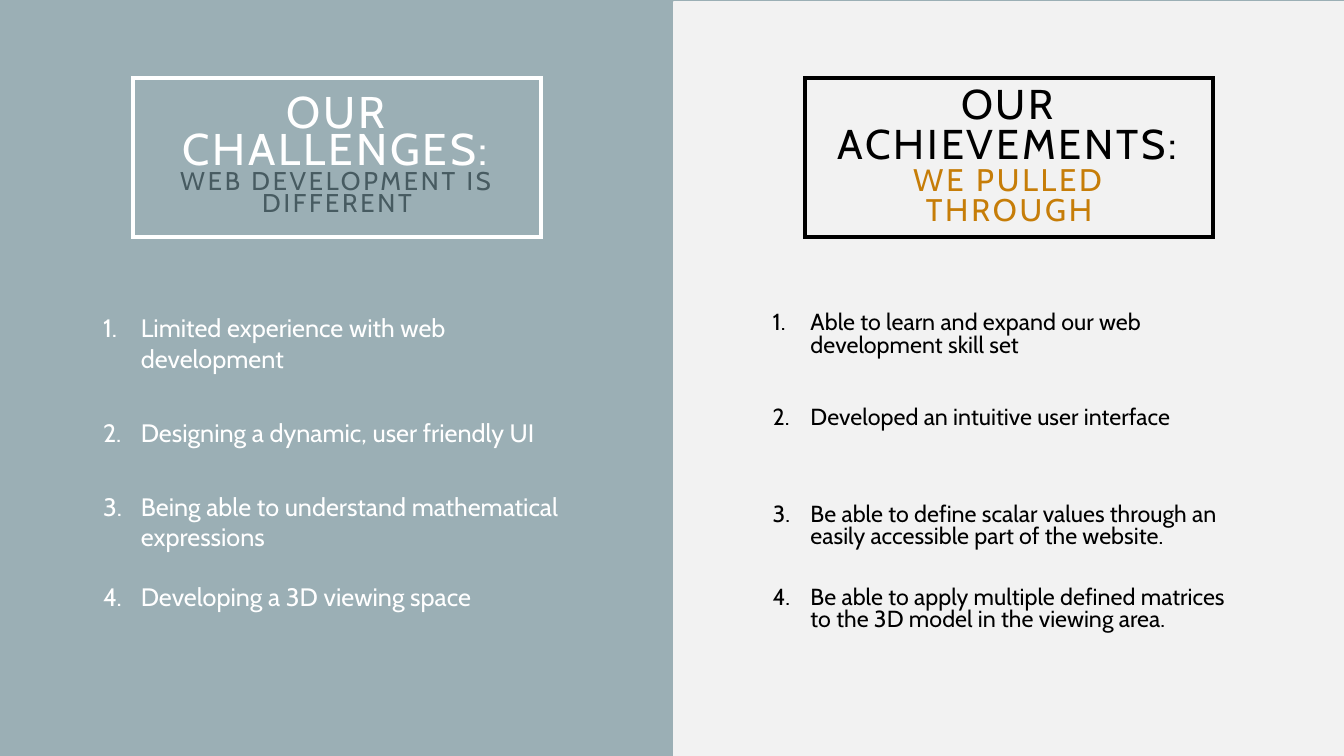
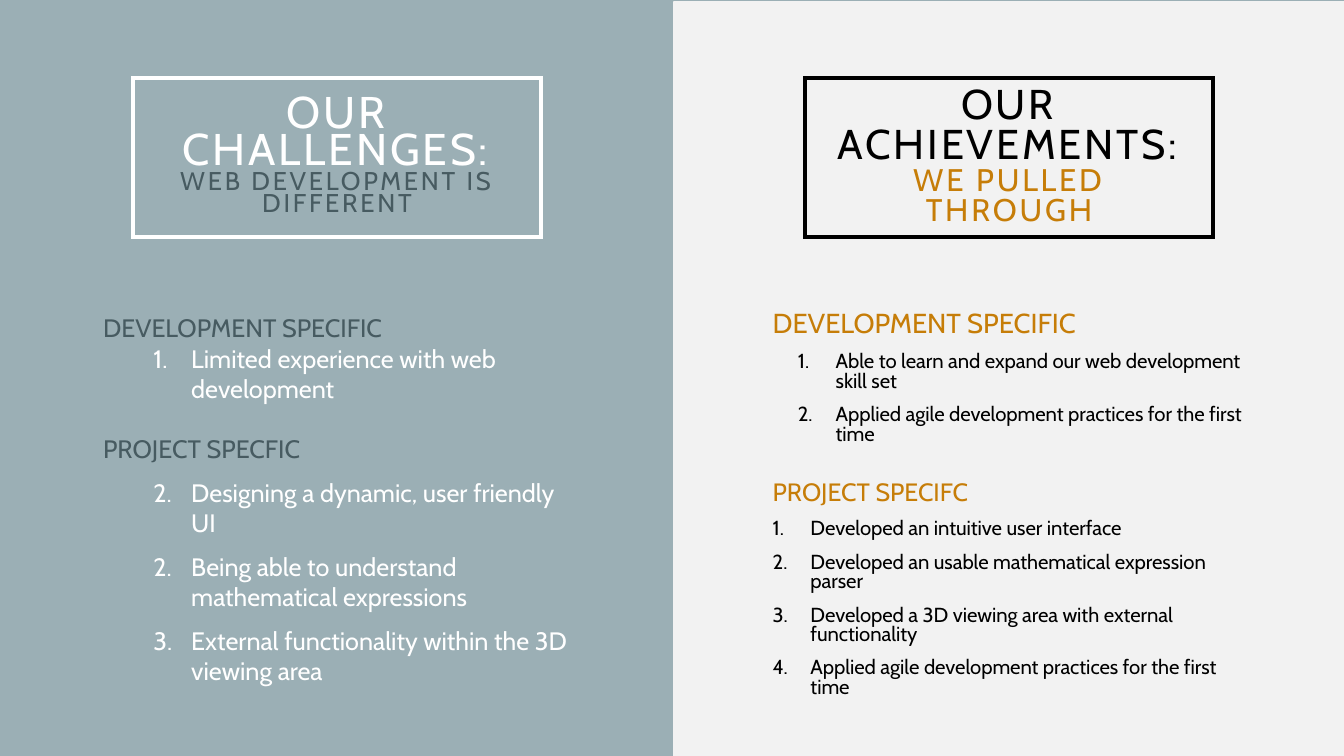
Before and after one commit to alrivero/MAT3D, a slide deck: slide 4 of Documents/Documentation/Final Presentation.pptx. Drawn at 1344x756 pixels with LibreOffice and Linux fonts; fonts in the diff are those of the drawing. Boxes give left, top, right and bottom in pixels: in the first picture for what was removed or moved away, otherwise in the second. Text is boxed around its words. In the diff, an @@ line names an element or a change of style, - is before the commit and + after.

```diff
--- a/Documents/Documentation/Final Presentation.pptx
+++ b/Documents/Documentation/Final Presentation.pptx
@@ text at (x1=103, y1=319, x2=382, y2=337): paragraph added @@
+DEVELOPMENT SPECIFIC
@@ text at (x1=773, y1=313, x2=1076, y2=334): paragraph added @@
+DEVELOPMENT SPECIFIC
@@ text at (x1=191, y1=349, x2=554, y2=612): list level 1 to 2 in "Limited experience with web development"; list level 1 to 2 in "Designing a dynamic, user friendly ..."; list level 1 to 2 in "Being able to understand mathematical ..." @@
@@ text at (x1=810, y1=352, x2=1240, y2=540): size 16.6 to 14.4 pt in "Able to learn and expand our web ...", "Developed an intuitive user interface"; list level 1 to 2 in "Able to learn and expand ..." @@
@@ text at (x1=773, y1=405, x2=1242, y2=506): paragraphs added @@
+  2. Applied agile development practices for the first time
+PROJECT SPECIFC
@@ text at (x1=103, y1=440, x2=300, y2=462): paragraph added @@
+PROJECT SPECFIC
@@ text at (x1=810, y1=553, x2=1217, y2=680): text changed; size 16.6 to 14.4 pt @@
-3. Be able to define scalar values through an easily accessible part of the website.
-4. Be able to apply multiple defined matrices to the 3D model in the viewing area.
+2. Developed an usable mathematical expression parser
+3. Developed a 3D viewing area with external functionality
+4. Applied agile development practices for the first time
@@ text at (x1=191, y1=631, x2=567, y2=686): text changed @@
-4. Developing a 3D viewing space
+  3. External functionality within the 3D viewing area
```
Also in this commit, not shown: 3 slides added, 1 slide removed, 6 other files.
